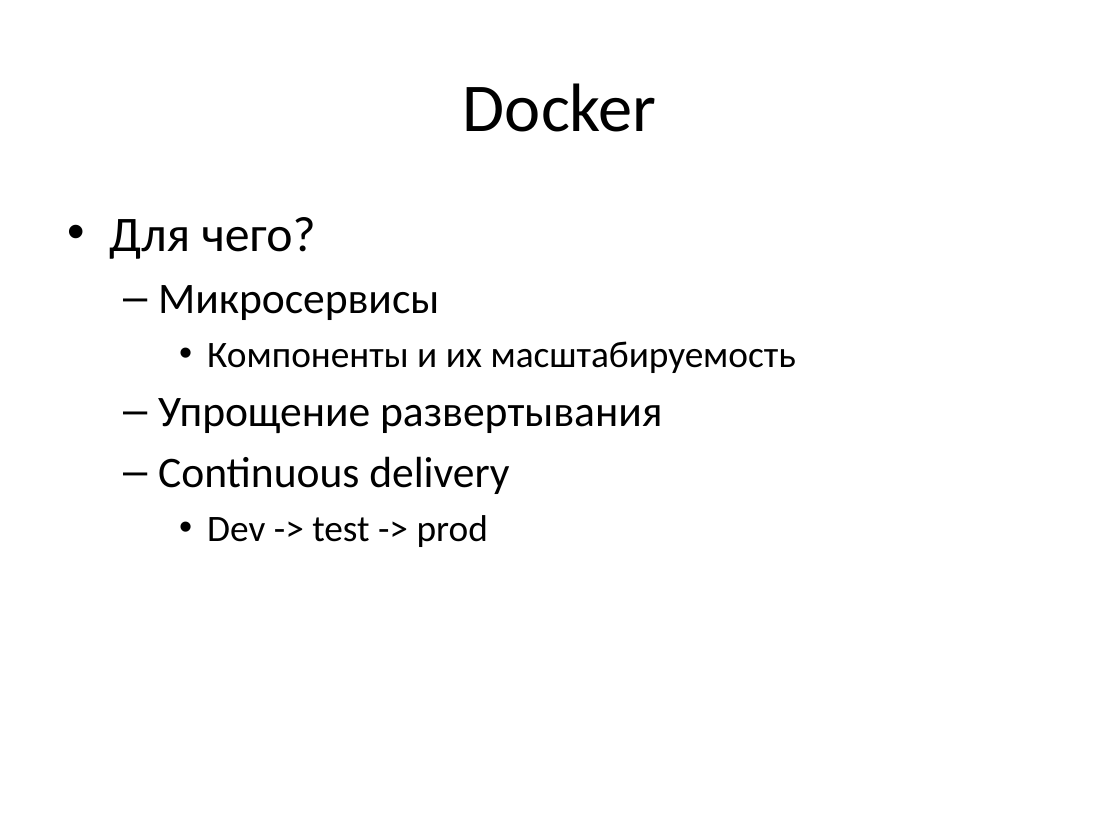
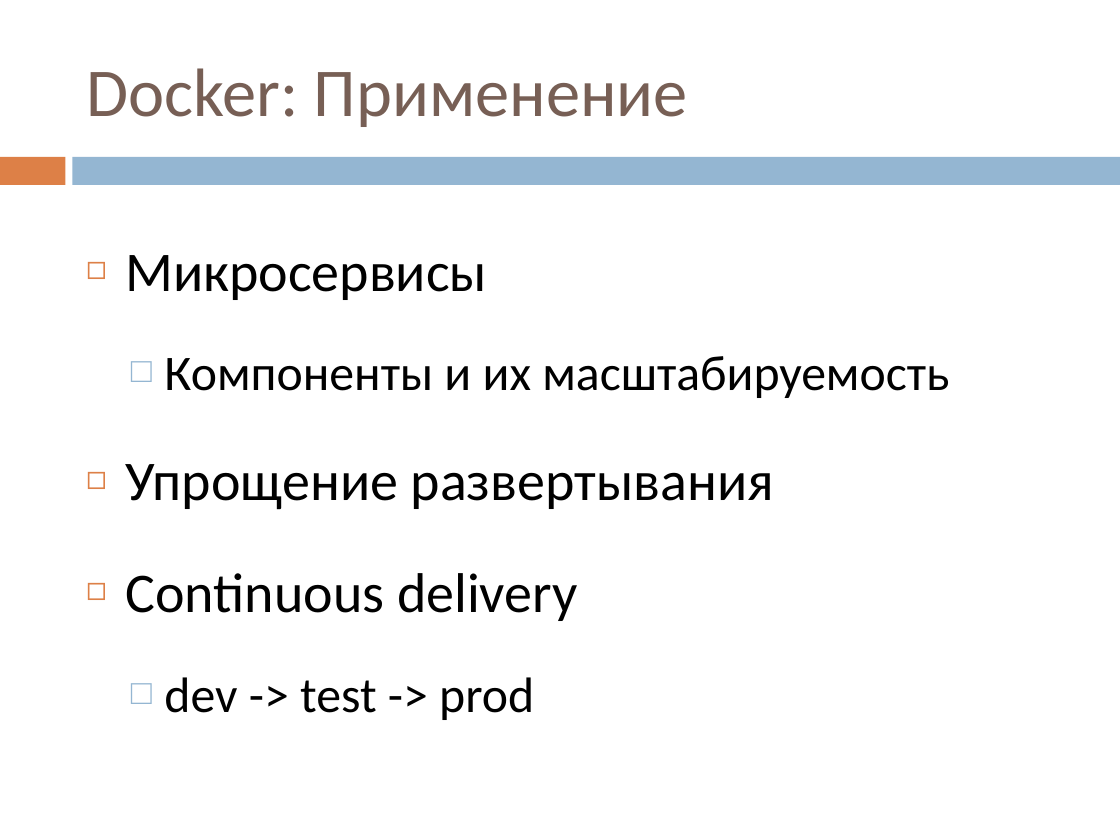
Before and after one commit to vitali-kviatkouski/personal, a slide deck: slide 21 of MiniQ/Virtualization.pptx (slide 19 before the commit). Drawn at 1120x840 pixels with LibreOffice and Linux fonts; fonts in the diff are those of the drawing. Boxes give left, top, right and bottom in pixels: in the first picture for what was removed or moved away, otherwise in the second. Text is boxed around its words. In the diff, an @@ line names an element or a change of style, - is before the commit and + after.

```diff
--- a/MiniQ/Virtualization.pptx
+++ b/MiniQ/Virtualization.pptx
@@ title at box(86, 68, 688, 127): text changed; text colour #000000 to #775F55 @@
-Docker
+Docker: Применение
@@ rectangle added at box(0, 157, 65, 185), fill #DD8047 @@
@@ rectangle added at box(73, 157, 1120, 185), fill #94B6D2 @@
@@ text "Микросервисы": place and size @@
-text "Микросервисы" at box(109, 217, 796, 547)
+text "Микросервисы" at box(125, 255, 949, 720)
@@ text at box(109, 217, 316, 259): paragraph removed @@
-• Для чего?
@@ text at box(125, 255, 949, 621): size 28 to 36 pt in "Микросервисы", "Упрощение развертывания", "Continuous delivery"; size 24 to 32 pt in "Компоненты и их масштабируемость"; bullet – to ◻; list level 2 to 1 in "Микросервисы"; line spacing 1 to 1.5; bullet • to □; list level 3 to 2 in "Компоненты и их масштабируемость"; list level 2 to 1 in "Упрощение развертывания"; list level 2 to 1 in "Continuous delivery" @@
@@ text at box(164, 677, 534, 720): text changed; size 24 to 32 pt @@
-    • Dev -> test -> prod
+  □ dev -> test -> prod
```
Also in this commit, not shown: 17 other slides changed, 7 slides added, 3 slides removed.
